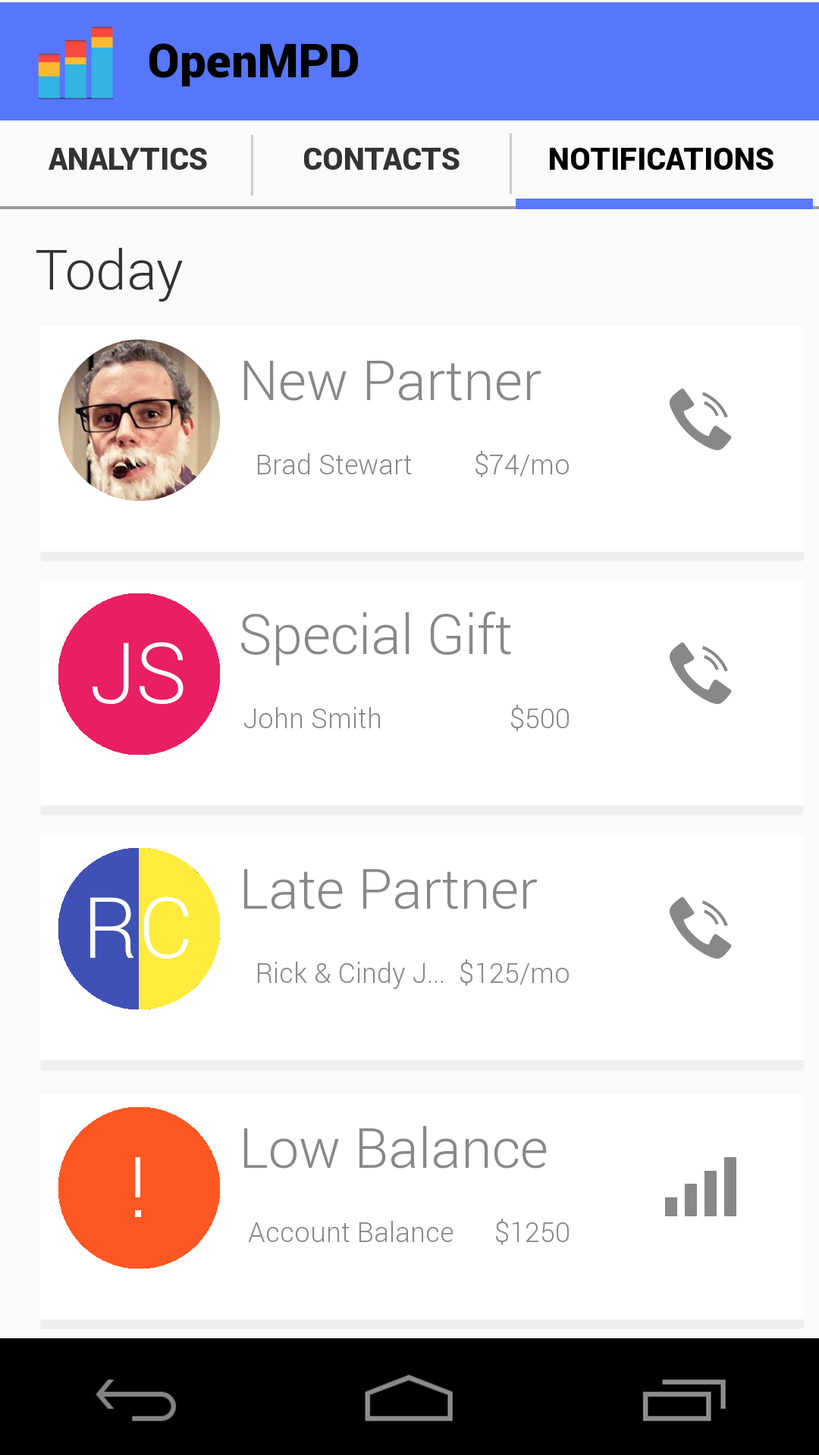
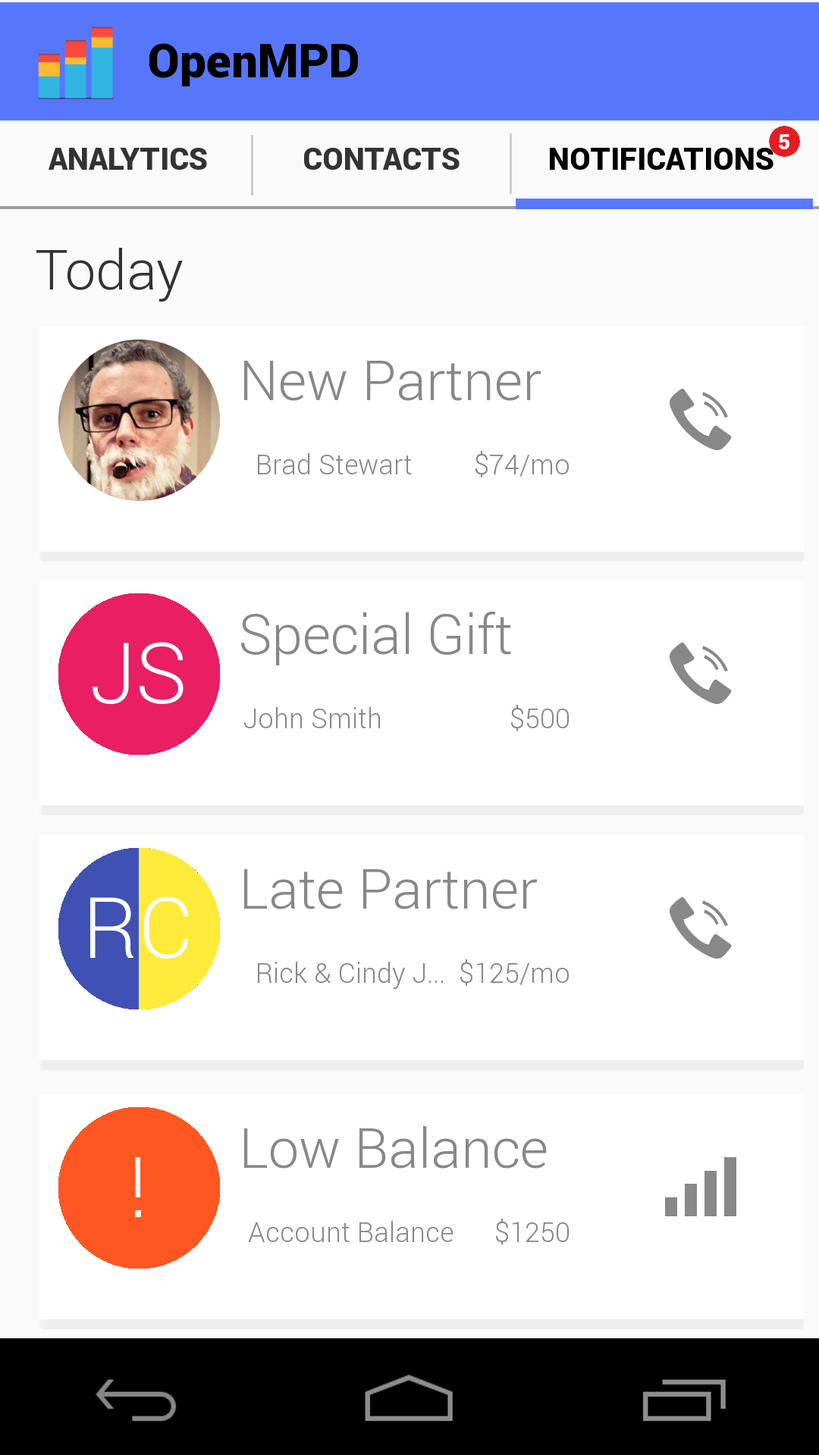
Comparing the layer stacks of the two 819×1455 images. Changes:
added group "notify icon" with 2 layers in group "Tab bar" over (768, 125, 800, 157)
added layer "5" in group "notify icon" over (778, 134, 790, 150)
added layer "notification icon" in group "notify icon" over (768, 125, 800, 157)
painted on "tab bar" over (784, 152, 795, 157)
